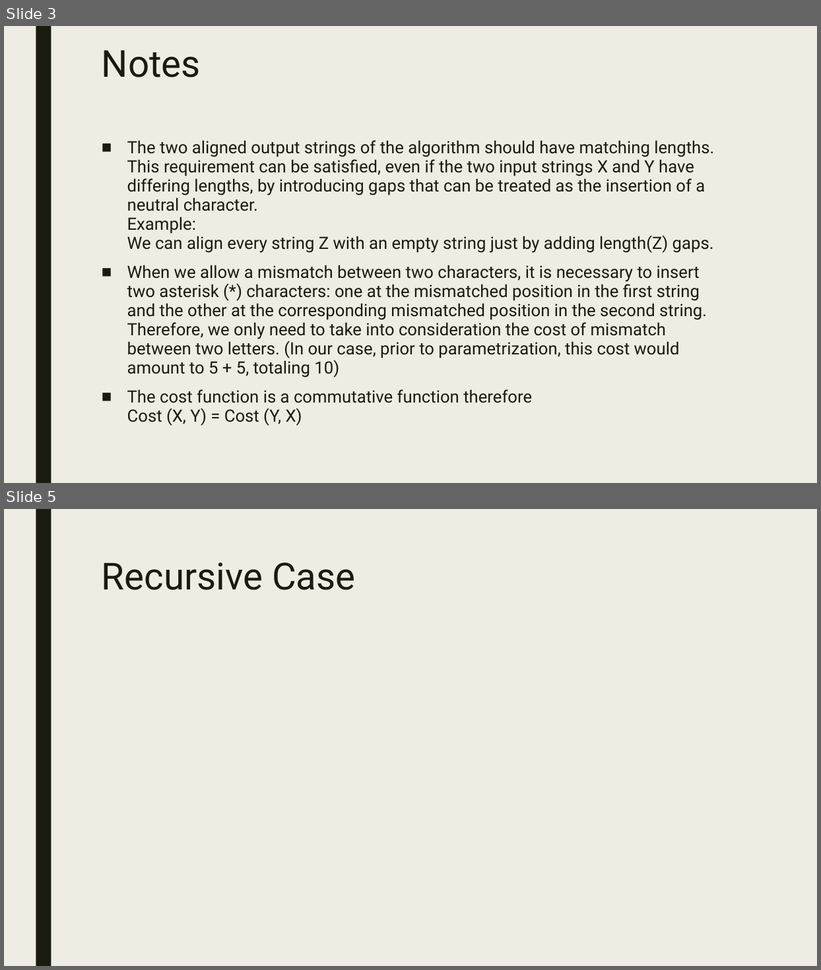
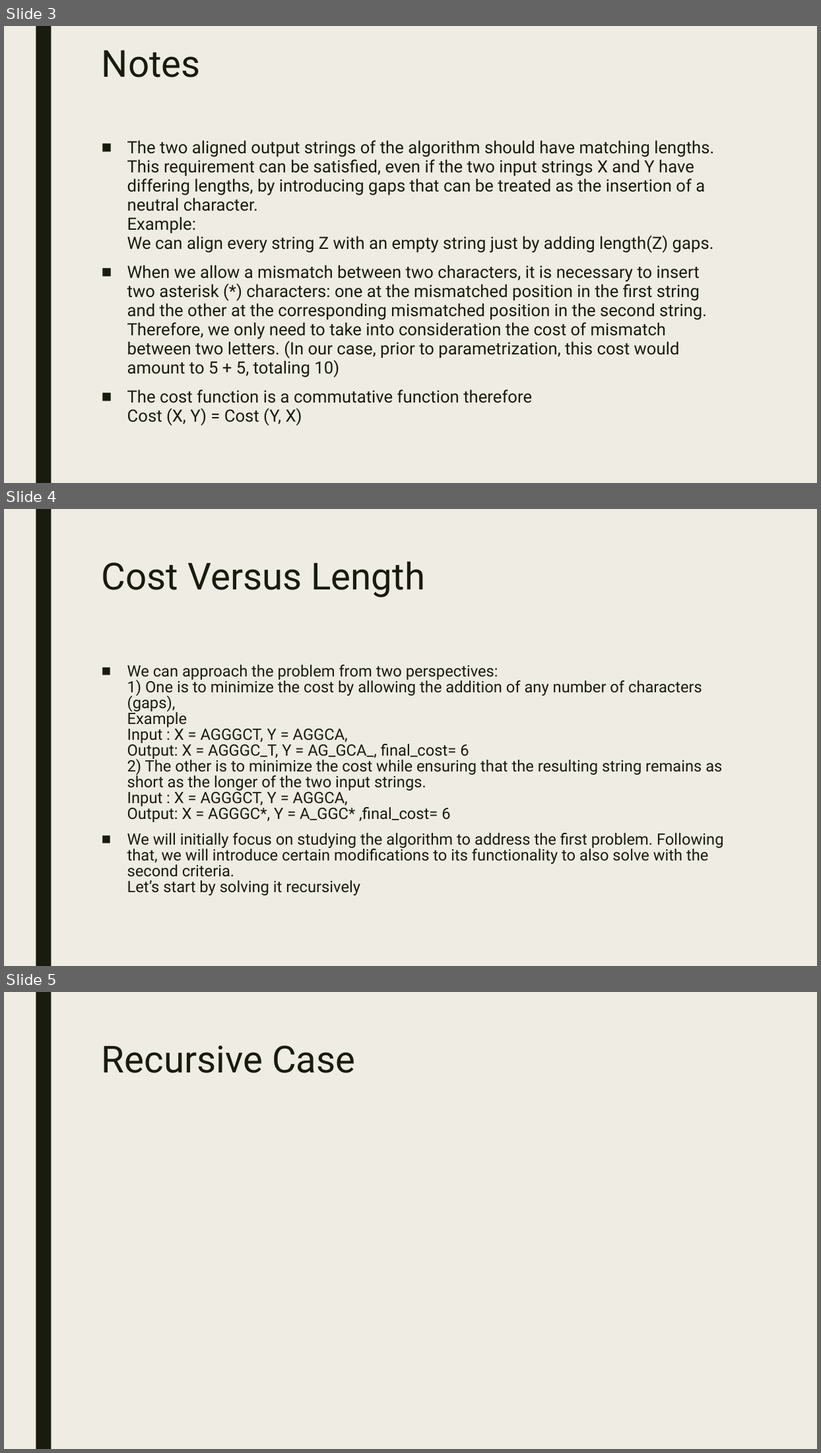
Before and after one commit to emanuelesantoro/DNAalignment, a slide deck: PresentazioneAAPP.pptx. Shown one above the other, each under a label of ours: slides 3 and 5 before the commit, slides 3, 4 and 5 after it; the slides between them are not shown. The pictures are 821x970 and 821x1453 pixels, drawn with LibreOffice and Linux fonts; fonts in the diff are those of the drawing; grey boxes stand for pictures. Boxes give left, top, right and bottom in pixels: in the first picture for what was removed or moved away, otherwise in the second. Text is boxed around its words. In the diff, an @@ line names an element or a change of style, - is before the commit and + after.

Commit message:
Implementation of backTracking and minString

```diff
--- a/PresentazioneAAPP.pptx
+++ b/PresentazioneAAPP.pptx
@@ slide 4 added at box(4, 509, 817, 966), background #EFEDE3; not listed: 1 template element that a slide beside it also shows @@
@@ title added at box(102, 561, 425, 597), 44 pt, text #191B0E @@
+Cost Versus Length
@@ text added at box(127, 665, 723, 896), 18.5 pt, text #191B0E @@
+■ We can approach the problem from two perspectives:
+  1) One is to minimize the cost by allowing the addition of any number of characters (gaps),
+  Example
+  Input : X = AGGGCT, Y = AGGCA,
+  Output: X = AGGGC_T, Y = AG_GCA_, final_cost= 6
+  2) The other is to minimize the cost while ensuring that the resulting string remains as short as the longer of the two input strings.
+  Input : X = AGGGCT, Y = AGGCA,
+  Output: X = AGGGC*, Y = A_GGC* ,final_cost= 6
+■ We will initially focus on studying the algorithm to address the first problem. Following that, we will introduce certain modifications to its functionality to also solve with the second criteria.
+  Let’s start by solving it recursively
```
Also in this commit, not shown: 2 slides changed, 2 other slides added, 3 other files.
